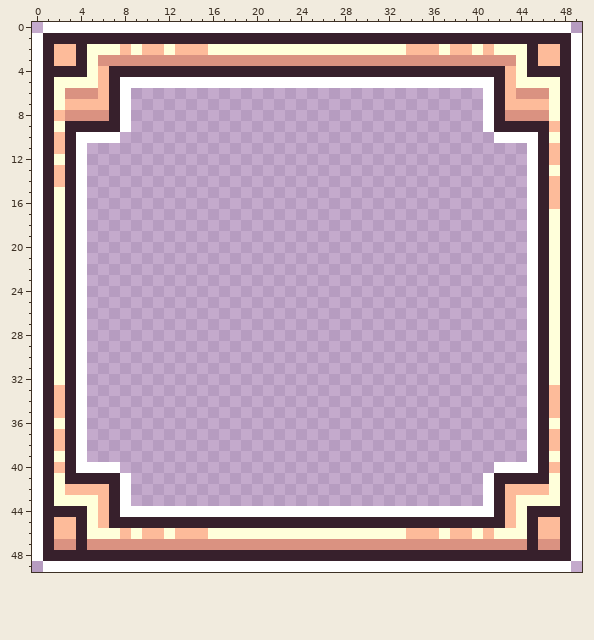
Pixel-art sprite -- Assets/Resources/Sprite/UI/Keyword Panel.png. Above: the version before the commit.
The file is 50x50 pixels.
After:
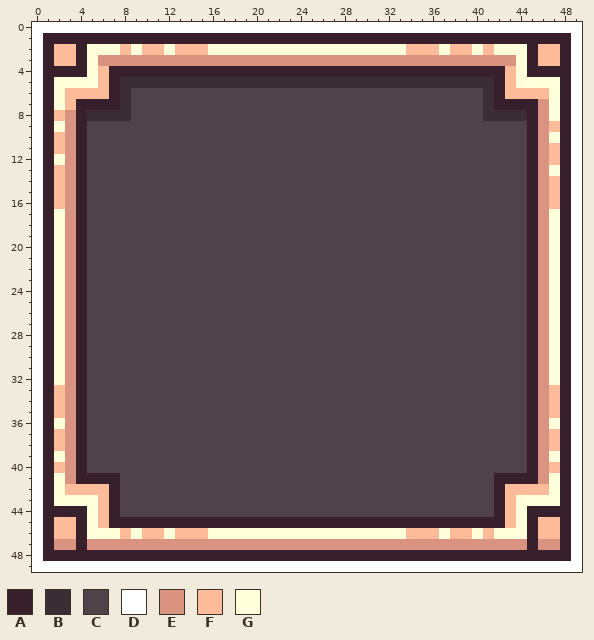
Palette (. is transparent): A #37202c  B #3a2d35  C #4f424a  D #ffffff  E #da9281  F #fdbb9a  G #ffffda
The edit:
@@ x 0..49 @@
- 0 .DDDDDDDDDDDDDDDDDDDDDDDDDDDDDDDDDDDDDDDDDDDDDDDD.
+ 0 DDDDDDDDDDDDDDDDDDDDDDDDDDDDDDDDDDDDDDDDDDDDDDDDDD
  1 DAAAAAAAAAAAAAAAAAAAAAAAAAAAAAAAAAAAAAAAAAAAAAAAAD
@@ x 0..49 @@
  4 DAAAAGFAAAAAAAAAAAAAAAAAAAAAAAAAAAAAAAAAAAAFGAAAAD
- 5 DAGGGGFADDDDDDDDDDDDDDDDDDDDDDDDDDDDDDDDDDAFGGGGAD
- 6 DAGEEEFAD................................DAFEEEGAD
- 7 DAGFFFFAD................................DAFFFFGAD
- 8 DAFEEEEAD................................DAEEEEGAD
- 9 DAGAAAAAD................................DAAAAAFAD
-10 DAFADDDD..................................DDDDAGAD
-11 DAFAD........................................DAFAD
-12 DAGAD........................................DAFAD
-13 DAFAD........................................DAGAD
-14 DAFAD........................................DAFAD
-15 DAGAD........................................DAFAD
-16 DAGAD........................................DAFAD
-17 DAGAD........................................DAGAD
-18 DAGAD........................................DAGAD
-19 DAGAD........................................DAGAD
-20 DAGAD........................................DAGAD
-21 DAGAD........................................DAGAD
-22 DAGAD........................................DAGAD
-23 DAGAD........................................DAGAD
-24 DAGAD........................................DAGAD
-25 DAGAD........................................DAGAD
-26 DAGAD........................................DAGAD
-27 DAGAD........................................DAGAD
-28 DAGAD........................................DAGAD
-29 DAGAD........................................DAGAD
-30 DAGAD........................................DAGAD
-31 DAGAD........................................DAGAD
-32 DAGAD........................................DAGAD
-33 DAFAD........................................DAFAD
-34 DAFAD........................................DAFAD
-35 DAFAD........................................DAFAD
-36 DAGAD........................................DAGAD
-37 DAFAD........................................DAFAD
-38 DAFAD........................................DAFAD
-39 DAGAD........................................DAGAD
-40 DAFADDDD..................................DDDDAFAD
-41 DAGAAAAAD................................DAAAAAGAD
-42 DAGFFFFAD................................DAFFFFGAD
-43 DAGGGGFAD................................DAFGGGGAD
-44 DAAAAGFADDDDDDDDDDDDDDDDDDDDDDDDDDDDDDDDDDAFGAAAAD
+ 5 DAGGGGFABBBBBBBBBBBBBBBBBBBBBBBBBBBBBBBBBBAFGGGGAD
+ 6 DAGFFFFABCCCCCCCCCCCCCCCCCCCCCCCCCCCCCCCCBAFFFFGAD
+ 7 DAGFAAAABCCCCCCCCCCCCCCCCCCCCCCCCCCCCCCCCBAAAAEGAD
+ 8 DAFEABBBBCCCCCCCCCCCCCCCCCCCCCCCCCCCCCCCCBBBBAEGAD
+ 9 DAGEACCCCCCCCCCCCCCCCCCCCCCCCCCCCCCCCCCCCCCCCAEFAD
+10 DAFEACCCCCCCCCCCCCCCCCCCCCCCCCCCCCCCCCCCCCCCCAEGAD
+11 DAFEACCCCCCCCCCCCCCCCCCCCCCCCCCCCCCCCCCCCCCCCAEFAD
+12 DAGEACCCCCCCCCCCCCCCCCCCCCCCCCCCCCCCCCCCCCCCCAEFAD
+13 DAFEACCCCCCCCCCCCCCCCCCCCCCCCCCCCCCCCCCCCCCCCAEGAD
+14 DAFEACCCCCCCCCCCCCCCCCCCCCCCCCCCCCCCCCCCCCCCCAEFAD
+15 DAFEACCCCCCCCCCCCCCCCCCCCCCCCCCCCCCCCCCCCCCCCAEFAD
+16 DAFEACCCCCCCCCCCCCCCCCCCCCCCCCCCCCCCCCCCCCCCCAEFAD
+17 DAGEACCCCCCCCCCCCCCCCCCCCCCCCCCCCCCCCCCCCCCCCAEGAD
+18 DAGEACCCCCCCCCCCCCCCCCCCCCCCCCCCCCCCCCCCCCCCCAEGAD
+19 DAGEACCCCCCCCCCCCCCCCCCCCCCCCCCCCCCCCCCCCCCCCAEGAD
+20 DAGEACCCCCCCCCCCCCCCCCCCCCCCCCCCCCCCCCCCCCCCCAEGAD
+21 DAGEACCCCCCCCCCCCCCCCCCCCCCCCCCCCCCCCCCCCCCCCAEGAD
+22 DAGEACCCCCCCCCCCCCCCCCCCCCCCCCCCCCCCCCCCCCCCCAEGAD
+23 DAGEACCCCCCCCCCCCCCCCCCCCCCCCCCCCCCCCCCCCCCCCAEGAD
+24 DAGEACCCCCCCCCCCCCCCCCCCCCCCCCCCCCCCCCCCCCCCCAEGAD
+25 DAGEACCCCCCCCCCCCCCCCCCCCCCCCCCCCCCCCCCCCCCCCAEGAD
+26 DAGEACCCCCCCCCCCCCCCCCCCCCCCCCCCCCCCCCCCCCCCCAEGAD
+27 DAGEACCCCCCCCCCCCCCCCCCCCCCCCCCCCCCCCCCCCCCCCAEGAD
+28 DAGEACCCCCCCCCCCCCCCCCCCCCCCCCCCCCCCCCCCCCCCCAEGAD
+29 DAGEACCCCCCCCCCCCCCCCCCCCCCCCCCCCCCCCCCCCCCCCAEGAD
+30 DAGEACCCCCCCCCCCCCCCCCCCCCCCCCCCCCCCCCCCCCCCCAEGAD
+31 DAGEACCCCCCCCCCCCCCCCCCCCCCCCCCCCCCCCCCCCCCCCAEGAD
+32 DAGEACCCCCCCCCCCCCCCCCCCCCCCCCCCCCCCCCCCCCCCCAEGAD
+33 DAFEACCCCCCCCCCCCCCCCCCCCCCCCCCCCCCCCCCCCCCCCAEFAD
+34 DAFEACCCCCCCCCCCCCCCCCCCCCCCCCCCCCCCCCCCCCCCCAEFAD
+35 DAFEACCCCCCCCCCCCCCCCCCCCCCCCCCCCCCCCCCCCCCCCAEFAD
+36 DAGEACCCCCCCCCCCCCCCCCCCCCCCCCCCCCCCCCCCCCCCCAEGAD
+37 DAFEACCCCCCCCCCCCCCCCCCCCCCCCCCCCCCCCCCCCCCCCAEFAD
+38 DAFEACCCCCCCCCCCCCCCCCCCCCCCCCCCCCCCCCCCCCCCCAEFAD
+39 DAGEACCCCCCCCCCCCCCCCCCCCCCCCCCCCCCCCCCCCCCCCAEGAD
+40 DAFEACCCCCCCCCCCCCCCCCCCCCCCCCCCCCCCCCCCCCCCCAEFAD
+41 DAGEAAAACCCCCCCCCCCCCCCCCCCCCCCCCCCCCCCCCCAAAAEGAD
+42 DAGFFFFACCCCCCCCCCCCCCCCCCCCCCCCCCCCCCCCCCAFFFFGAD
+43 DAGGGGFACCCCCCCCCCCCCCCCCCCCCCCCCCCCCCCCCCAFGGGGAD
+44 DAAAAGFACCCCCCCCCCCCCCCCCCCCCCCCCCCCCCCCCCAFGAAAAD
 45 DAFFAGFAAAAAAAAAAAAAAAAAAAAAAAAAAAAAAAAAAAAFGAFFAD
@@ x 0..49 @@
 48 DAAAAAAAAAAAAAAAAAAAAAAAAAAAAAAAAAAAAAAAAAAAAAAAAD
-49 .DDDDDDDDDDDDDDDDDDDDDDDDDDDDDDDDDDDDDDDDDDDDDDDD.
+49 DDDDDDDDDDDDDDDDDDDDDDDDDDDDDDDDDDDDDDDDDDDDDDDDDD
Changed places in both pictures, as pixel boxes (x1, y1, x2, y2):
added: (32, 22, 43, 33)
added: (571, 22, 582, 33)
changed: (54, 77, 549, 517)
added: (32, 561, 43, 572)
added: (571, 561, 582, 572)
